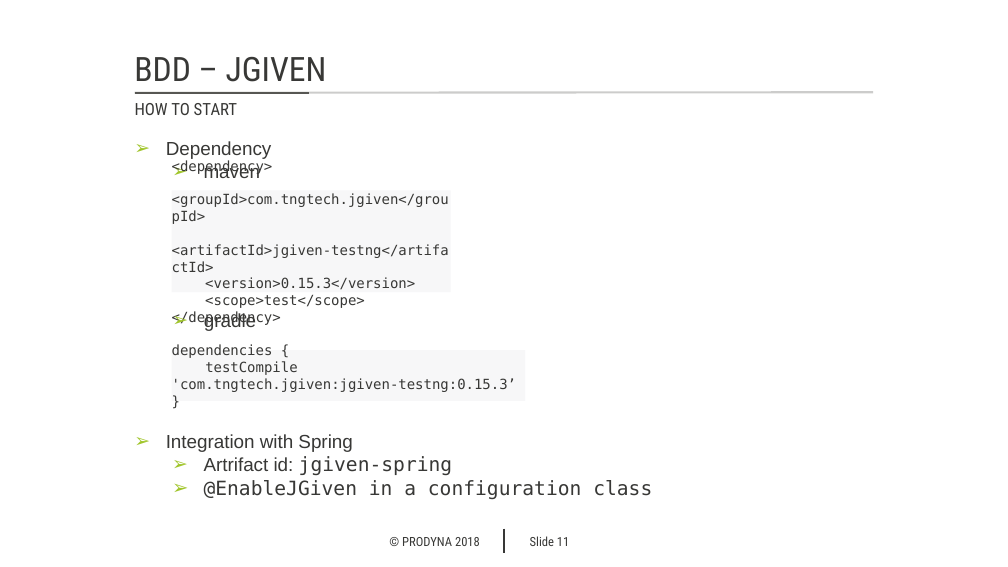
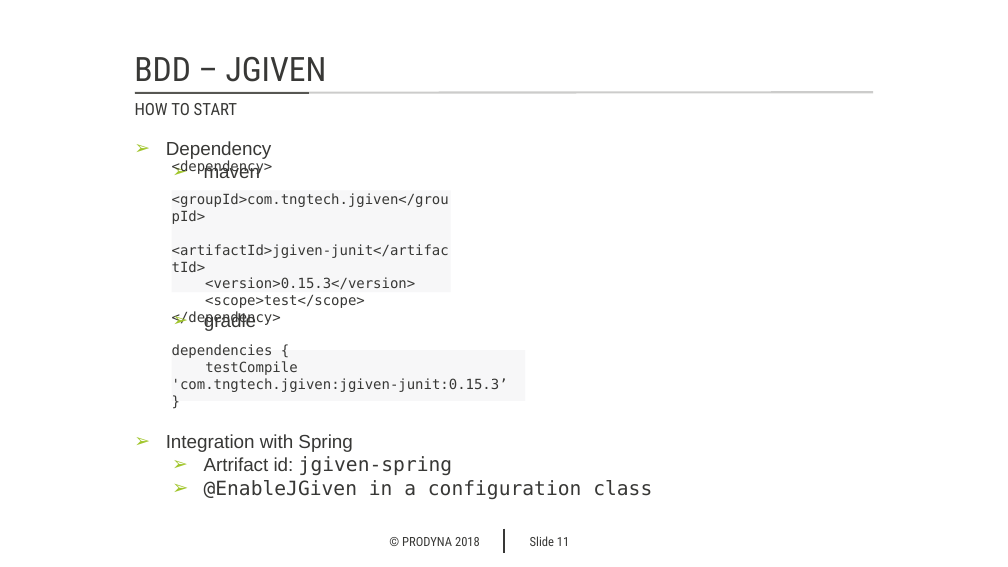
Before and after one commit to markojevtic/spring-boot-workshop, a slide deck: slide 11 of documentation/BDD_with_JGiven.pptx. Drawn at 1008x567 pixels with LibreOffice and Linux fonts; fonts in the diff are those of the drawing; background and template pictures are left out. Boxes give left, top, right and bottom in pixels: in the first picture for what was removed or moved away, otherwise in the second. Text is boxed around its words. In the diff, an @@ line names an element or a change of style, - is before the commit and + after.

Commit message:
documentation jgiven fix wrong dependency

```diff
--- a/documentation/BDD_with_JGiven.pptx
+++ b/documentation/BDD_with_JGiven.pptx
@@ text in rectangle at [172, 244, 449, 258]: text changed @@
-<artifactId>jgiven-testng</artifactId>
+<artifactId>jgiven-junit</artifactId>
@@ text in rectangle at [172, 361, 508, 392]: text changed @@
-testCompile 'com.tngtech.jgiven:jgiven-testng:0.15.3’
+testCompile 'com.tngtech.jgiven:jgiven-junit:0.15.3’
```
Also in this commit, not shown: 1 other file.
